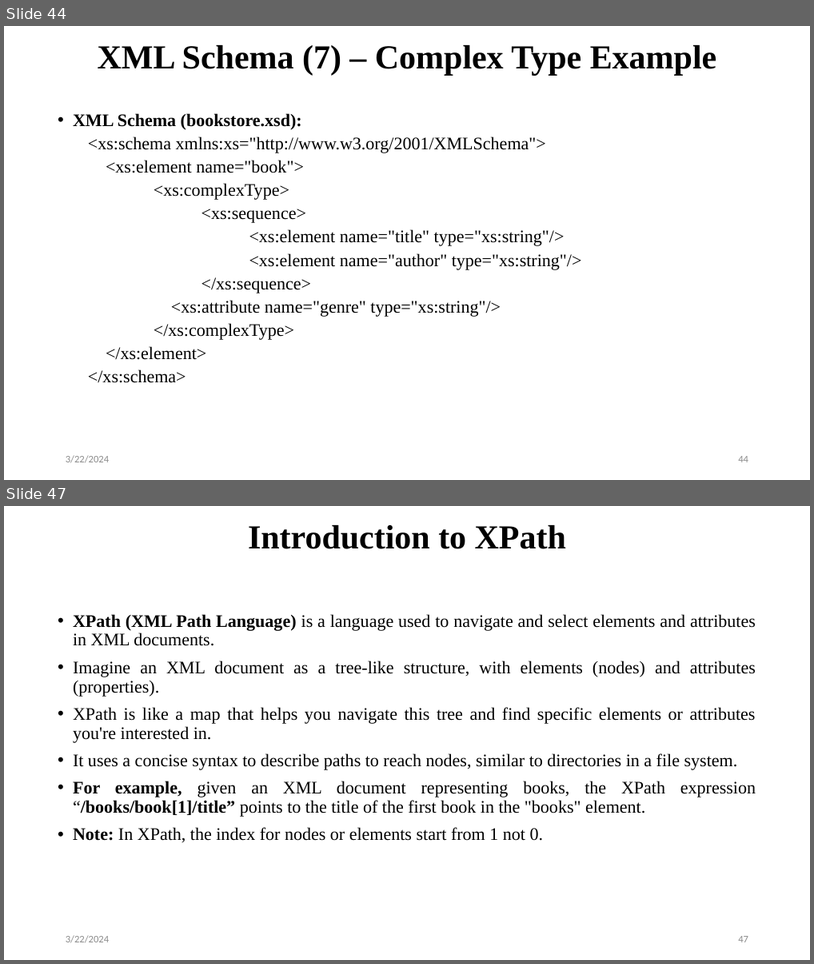
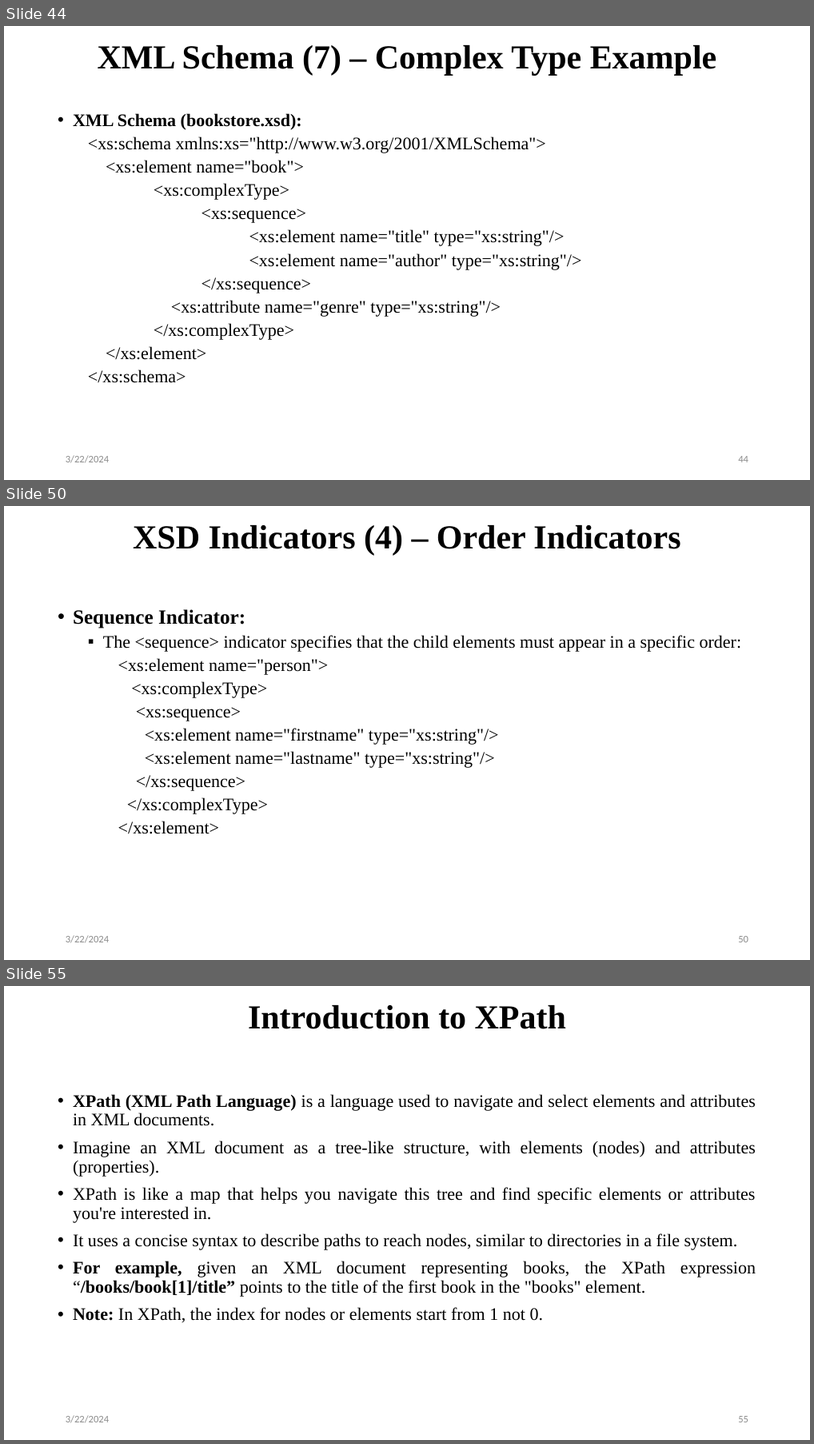
Before and after one commit to avinashmaskey22/BCA-3rd-WEB, a slide deck: Unit Three.pptx. Shown one above the other, each under a label of ours: slides 44 and 47 before the commit, slides 44, 50 and 55 after it; the slides between them are not shown. The pictures are 814x964 and 814x1444 pixels, drawn with LibreOffice and Linux fonts; fonts in the diff are those of the drawing. Boxes give left, top, right and bottom in pixels: in the first picture for what was removed or moved away, otherwise in the second. Text is boxed around its words. In the diff, an @@ line names an element or a change of style, - is before the commit and + after.

```diff
--- a/Unit Three.pptx
+++ b/Unit Three.pptx
@@ slide 50 added at box(4, 506, 810, 960), background #FFFFFF @@
@@ title added at box(133, 525, 681, 555), 40 pt, text #000000, bold @@
+XSD Indicators (4) – Order Indicators
@@ text added at box(73, 609, 742, 834), 21 pt, text #000000 @@
+• Sequence Indicator:
+  ▪ The <sequence> indicator specifies that the child elements must appear in a specific order:
+    <xs:element name="person">
+    <xs:complexType>
+    <xs:sequence>
+    <xs:element name="firstname" type="xs:string"/>
+    <xs:element name="lastname" type="xs:string"/>
+    </xs:sequence>
+    </xs:complexType>
+    </xs:element>
@@ text added at box(66, 935, 109, 943), 12 pt, text #8C8C8C @@
+3/22/2024
@@ page number added at box(738, 936, 749, 942), 12 pt, text #8C8C8C @@
+50
@@ what was slide 47 is now slide 55 @@
@@ page number at box(738, 1416, 749, 1422): text changed @@
-47
+55
```
Also in this commit, not shown: 2 slides changed, 7 other slides added, 2 other files.
